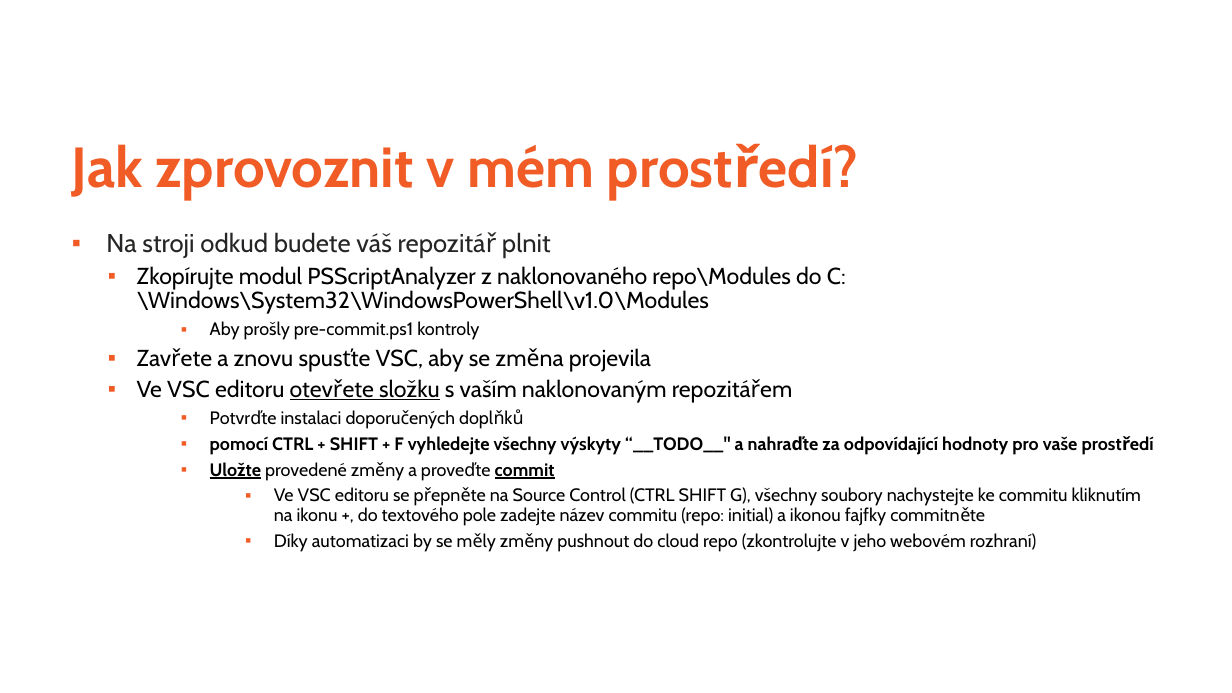
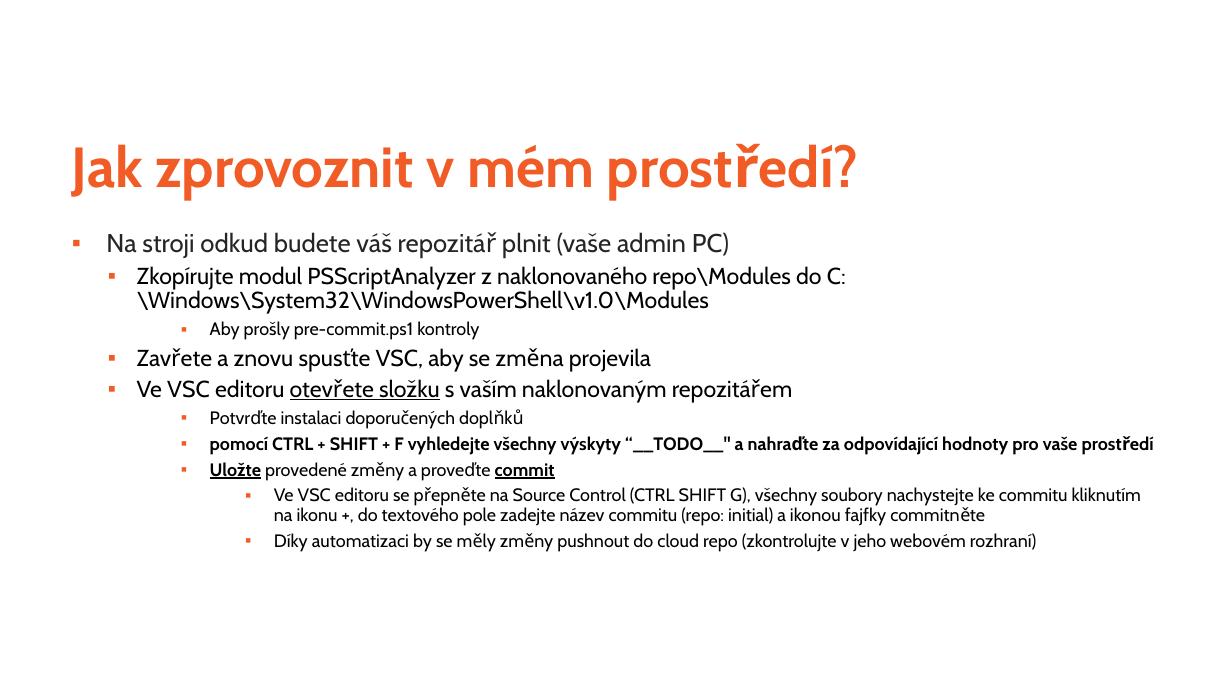
Before and after one commit to ztrhgf/Powershell_CICD_repository, a slide deck: slide 8 of jak zprovoznit CICD Powershell repo.pptx. Drawn at 1232x693 pixels with LibreOffice and Linux fonts; fonts in the diff are those of the drawing; background and template pictures are left out. Boxes give left, top, right and bottom in pixels: in the first picture for what was removed or moved away, otherwise in the second. Text is boxed around its words. In the diff, an @@ line names an element or a change of style, - is before the commit and + after.

```diff
--- a/jak zprovoznit CICD Powershell repo.pptx
+++ b/jak zprovoznit CICD Powershell repo.pptx
@@ text at [106,232,729,258]: text changed @@
-▪ Na stroji odkud budete váš repozitář plnit
+▪ Na stroji odkud budete váš repozitář plnit (vaše admin PC)
```
Also in this commit, not shown: 3 other slides changed, 1 slide added.
